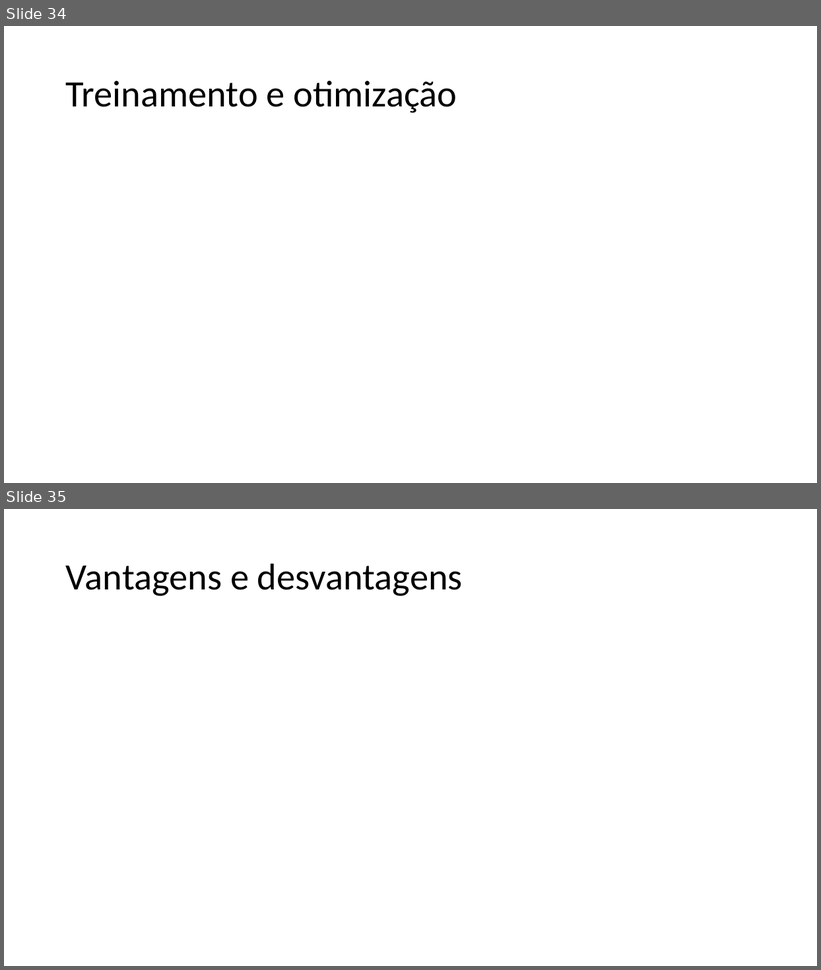
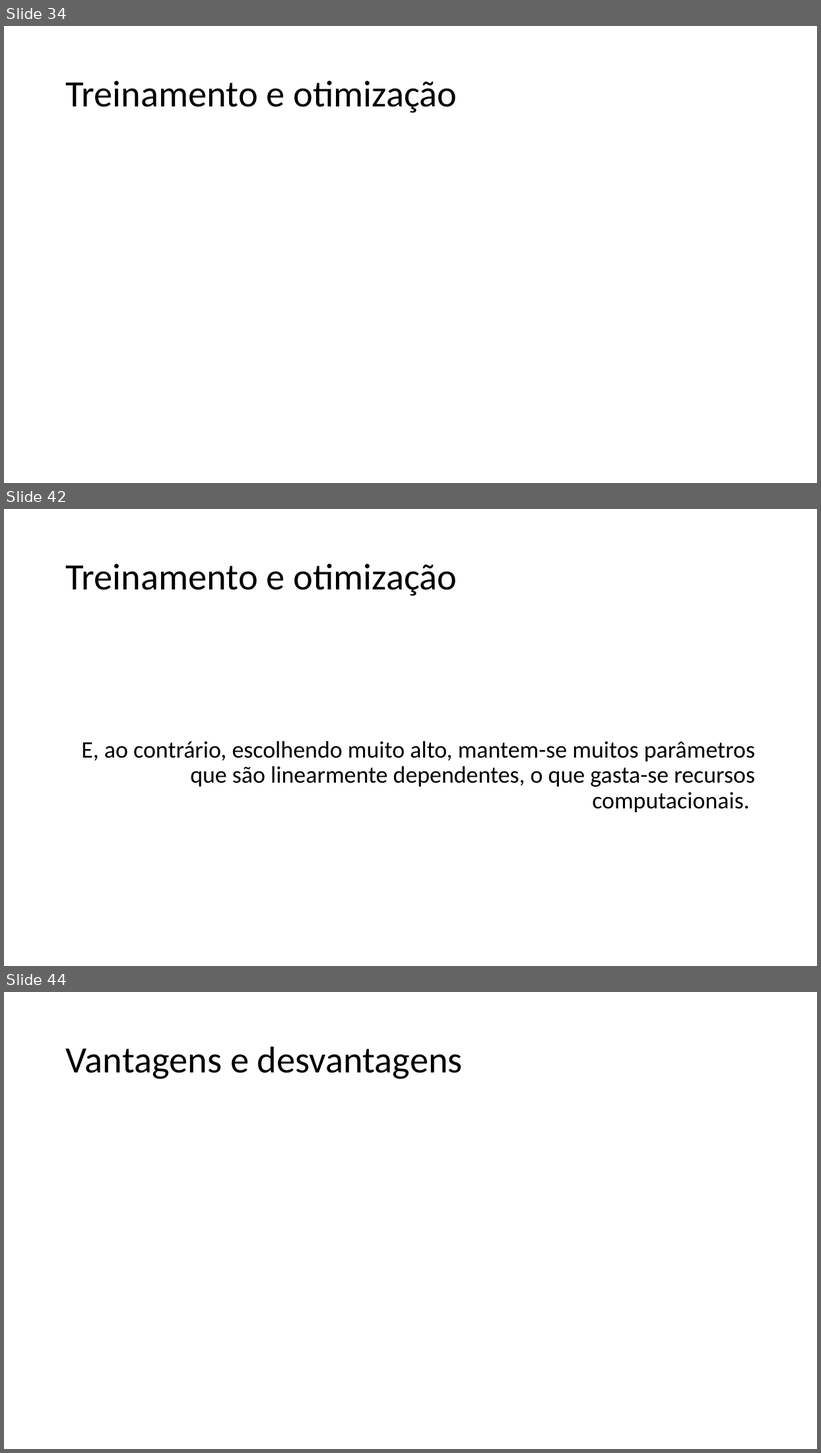
Before and after one commit to guerrato/guerrato_967_tp558, a slide deck: seminarios/ciclo 2/TP558_LoRA.pptx. Shown one above the other, each under a label of ours: slides 34 and 35 before the commit, slides 34, 42 and 44 after it; the slides between them are not shown. The pictures are 821x970 and 821x1453 pixels, drawn with LibreOffice and Linux fonts; fonts in the diff are those of the drawing; grey boxes stand for pictures. Boxes give left, top, right and bottom in pixels: in the first picture for what was removed or moved away, otherwise in the second. Text is boxed around its words. In the diff, an @@ line names an element or a change of style, - is before the commit and + after.

Commit message:
Finish treinamento

```diff
--- a/seminarios/ciclo 2/TP558_LoRA.pptx
+++ b/seminarios/ciclo 2/TP558_LoRA.pptx
@@ slide 42 added at (x1=4, y1=509, x2=817, y2=966), background #FFFFFF @@
@@ title added at (x1=66, y1=564, x2=457, y2=596), 44 pt, text #000000 @@
+Treinamento e otimização
@@ text added at (x1=81, y1=741, x2=755, y2=813), 28 pt, text #000000 @@
+E, ao contrário, escolhendo muito alto, mantem-se muitos parâmetros que são linearmente dependentes, o que gasta-se recursos computacionais.
@@ what was slide 35 is now slide 44 @@
```
Also in this commit, not shown: 2 slides changed, 9 other slides added, 1 slide removed.
